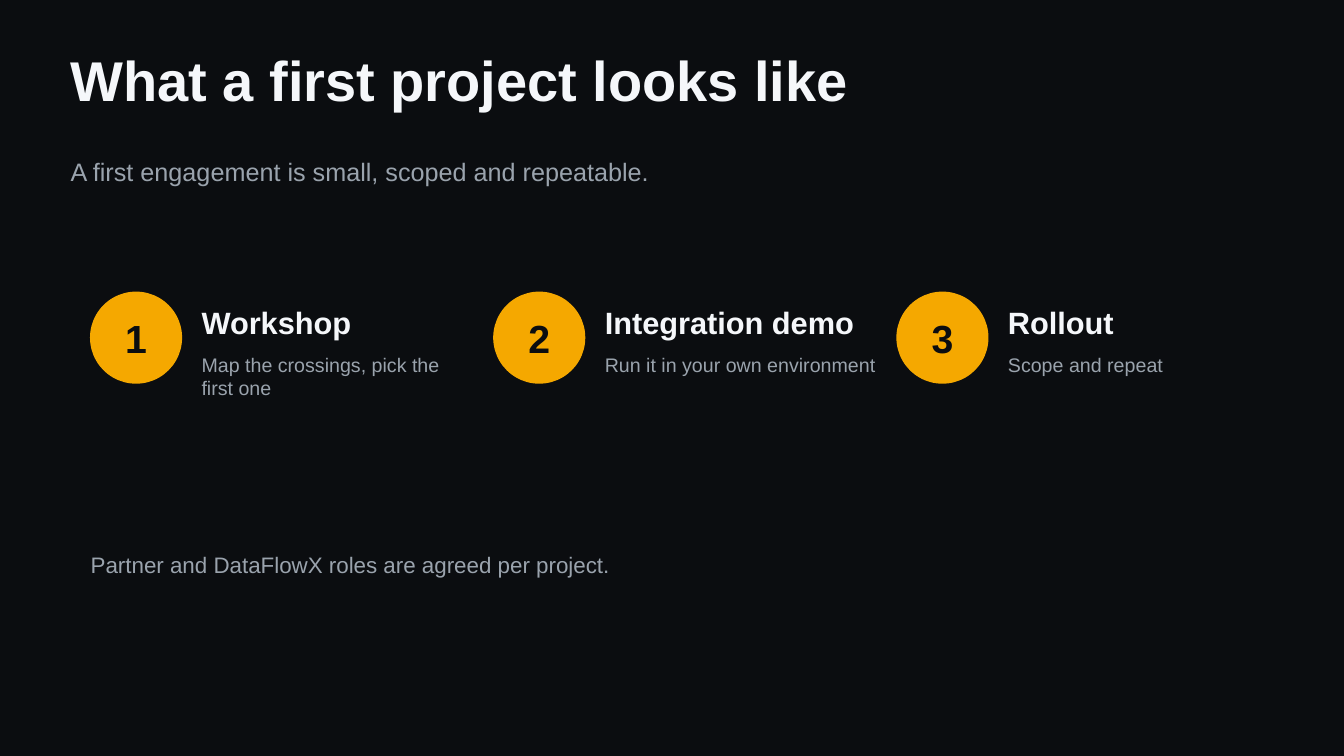
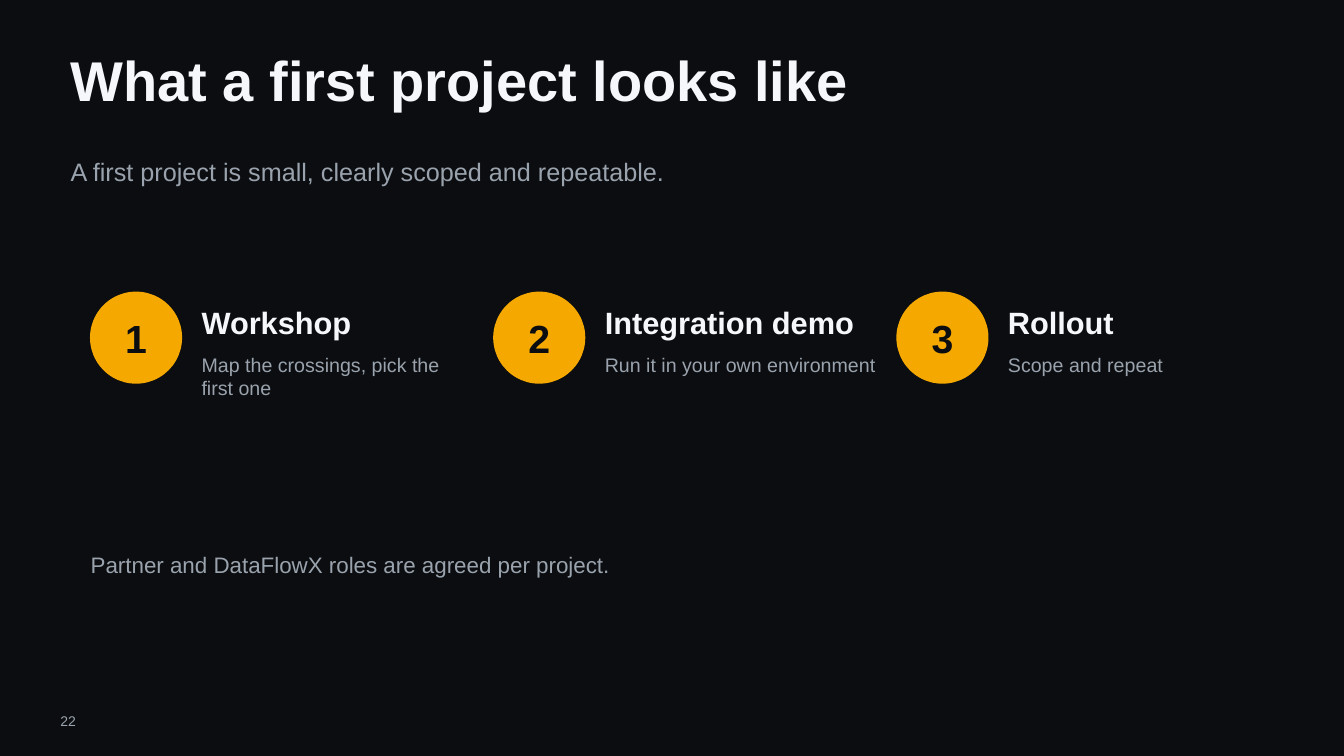
Before and after one commit to hybridus/DFX_Marketing, a slide deck: slide 22 of Projects/03_Presales_Master_Deck/pilot/DFX_Master_deck.pptx (slide 21 before the commit). Drawn at 1344x756 pixels with LibreOffice and Linux fonts; fonts in the diff are those of the drawing; background and template pictures are left out. Boxes give left, top, right and bottom in pixels: in the first picture for what was removed or moved away, otherwise in the second. Text is boxed around its words. In the diff, an @@ line names an element or a change of style, - is before the commit and + after.

```diff
--- a/Projects/03_Presales_Master_Deck/pilot/DFX_Master_deck.pptx
+++ b/Projects/03_Presales_Master_Deck/pilot/DFX_Master_deck.pptx
@@ text at [71, 163, 664, 186]: text changed @@
-A first engagement is small, scoped and repeatable.
+A first project is small, clearly scoped and repeatable.
@@ page number added at [60, 716, 76, 726], 10 pt, text #9AA3AD @@
+22
```
Also in this commit, not shown: 20 other slides changed, 2 slides added, 1 slide removed, 11 other files.
